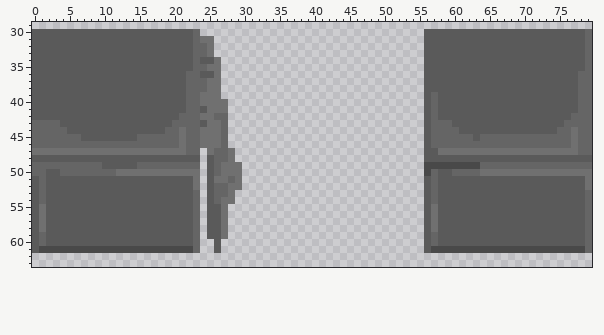
Sprite sheet, stored at Assets/Art/Sprites/Environments/Furniture/SecuritySection/SecurityCounter.png. That is the earlier state.
The file is 80x64 pixels. Colours within 5 levels of each other are drawn and written as one. Shown: x 0..79, y 29..63.
Now the later version:
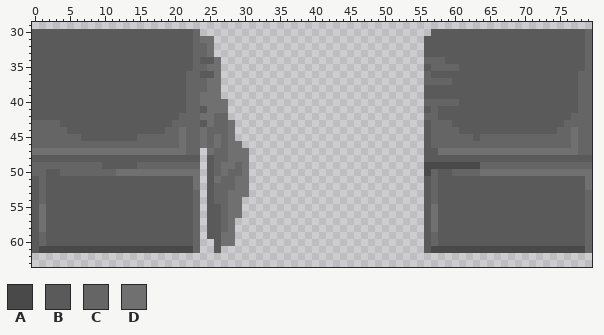
Palette (. is transparent): A #494949  B #5a5a5a  C #656565  D #707070
Changes in this commit:
Changed rows in their new state; - is an unchanged pixel.
first column x 56:
30 .
first column x 25:
34 -------------------------------CCC--
35 --------------------------------CCCC
36 -------------------------------C----
37 -------------------------------CCCC-
39 --------------------------------B---
40 -------------------------------C-CCC
42 -------------------------------C----
43 -C-D--------------------------------
44 CC-D--------------------------------
45 C--D--------------------------------
46 C--DD-------------------------------
47 ----DD------------------------------
48 ----DD------------------------------
49 ----CD------------------------------
50 ---CCD------------------------------
51 --C--D------------------------------
52 ---C-D------------------------------
53 ----DD------------------------------
54 --C-D-------------------------------
55 --CDD-------------------------------
56 --CDD-------------------------------
57 --CD--------------------------------
58 --CD--------------------------------
59 ---D--------------------------------
60 --DD--------------------------------
